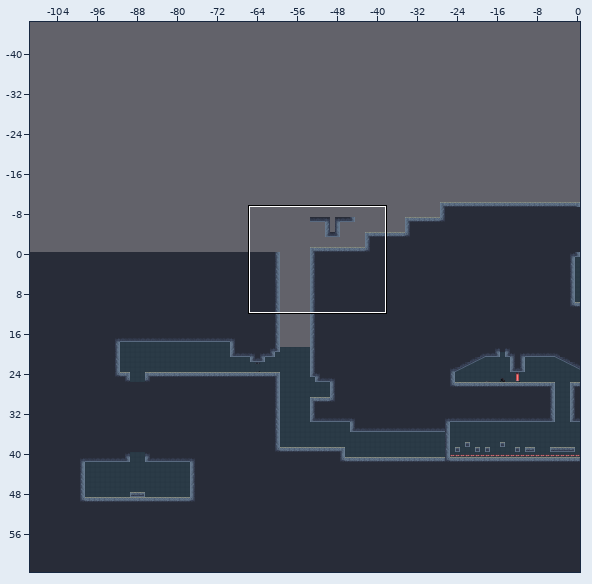
An edit to a level. Tiled map, Assets/SuperTiled2Unity/Import/TileMapLevel2.tmx. Above, an overview of the earlier version with the close-up marked.
Close-up. Before the edit:
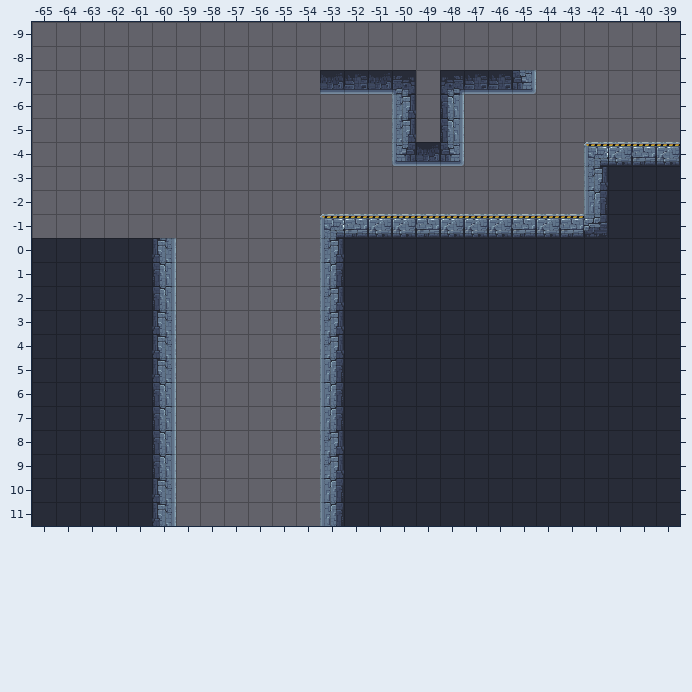
Cells are 32x32 px. Shown: x -65..-39, y -9..11. The commit also changed other parts of the map, which this record leaves out.
After the commit:
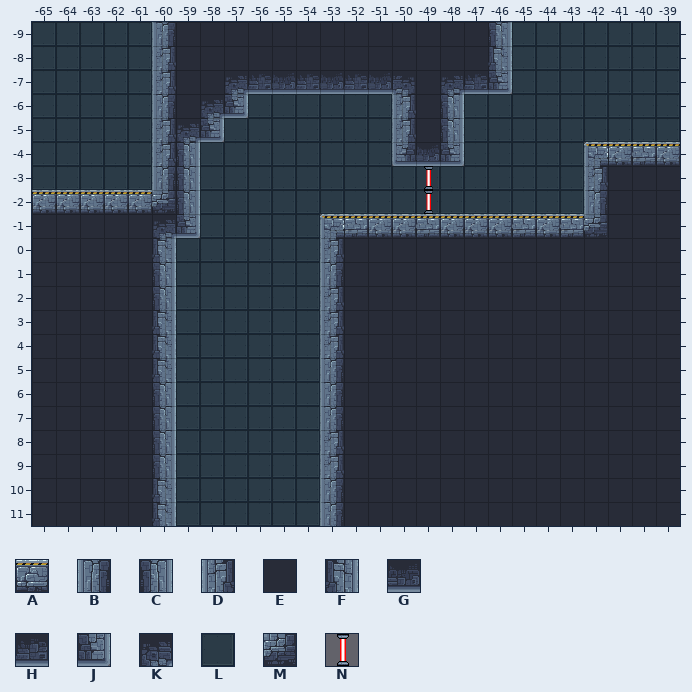
Key: from "level_tileset": A 1, B 9, C 12, D 18, E 20, F 21, G 28, H 29, J 30, K 31, L 35, M 41, N 80.
_ is an empty cell.
What changed:
{"where": "layer \"Exterior\""}
{"y":-9,"x":-59,"old":"_____________","new":"EEEEEEEEEEEEE"}
{"y":-8,"x":-59,"old":"_____________","new":"EEEEEEEEEEEEE"}
{"y":-7,"x":-59,"old":"__","new":"EE"}
{"y":-7,"x":-49,"old":"_","new":"E"}
{"y":-6,"x":-59,"old":"_","new":"E"}
{"y":-6,"x":-49,"old":"_","new":"E"}
{"y":-5,"x":-49,"old":"_","new":"E"}
{"y":-1,"x":-65,"old":"_____","new":"EEEEE"}
{"where": "layer \"Fondo\""}
{"y":-9,"x":-65,"old":"_____","new":"LLLLL"}
{"y":-9,"x":-45,"old":"_______","new":"LLLLLLL"}
{"y":-8,"x":-65,"old":"_____","new":"LLLLL"}
{"y":-8,"x":-45,"old":"_______","new":"LLLLLLL"}
{"y":-7,"x":-65,"old":"_____","new":"LLLLL"}
{"y":-7,"x":-45,"old":"_______","new":"LLLLLLL"}
{"y":-6,"x":-65,"old":"_____","new":"LLLLL"}
{"y":-6,"x":-56,"old":"______","new":"LLLLLL"}
{"y":-6,"x":-47,"old":"_________","new":"LLLLLLLLL"}
{"y":-5,"x":-65,"old":"_____","new":"LLLLL"}
{"y":-5,"x":-57,"old":"_______","new":"LLLLLLL"}
{"y":-5,"x":-47,"old":"_________","new":"LLLLLLLLL"}
{"y":-4,"x":-65,"old":"_____","new":"LLLLL"}
{"y":-4,"x":-58,"old":"________","new":"LLLLLLLL"}
{"y":-4,"x":-47,"old":"_____","new":"LLLLL"}
{"y":-3,"x":-65,"old":"_____","new":"LLLLL"}
{"y":-3,"x":-58,"old":"________________","new":"LLLLLLLLLLLLLLLL"}
{"y":-2,"x":-58,"old":"________________","new":"LLLLLLLLLLLLLLLL"}
{"y":-1,"x":-58,"old":"_____","new":"LLLLL"}
{"y":0,"x":-59,"old":"______","new":"LLLLLL"}
{"y":1,"x":-59,"old":"______","new":"LLLLLL"}
{"y":2,"x":-59,"old":"______","new":"LLLLLL"}
{"y":3,"x":-59,"old":"______","new":"LLLLLL"}
{"y":4,"x":-59,"old":"______","new":"LLLLLL"}
{"y":5,"x":-59,"old":"______","new":"LLLLLL"}
{"y":6,"x":-59,"old":"______","new":"LLLLLL"}
{"y":7,"x":-59,"old":"______","new":"LLLLLL"}
{"y":8,"x":-59,"old":"______","new":"LLLLLL"}
{"y":9,"x":-59,"old":"______","new":"LLLLLL"}
{"y":10,"x":-59,"old":"______","new":"LLLLLL"}
{"y":11,"x":-59,"old":"______","new":"LLLLLL"}
{"where": "layer \"Level\""}
{"y":-9,"x":-60,"old":"_","new":"B"}
{"y":-9,"x":-46,"old":"_","new":"C"}
{"y":-8,"x":-60,"old":"_","new":"D"}
{"y":-8,"x":-46,"old":"_","new":"F"}
{"y":-7,"x":-60,"old":"_","new":"D"}
{"y":-7,"x":-57,"old":"____","new":"KHGH"}
{"y":-7,"x":-46,"old":"HJ","new":"J_"}
{"y":-6,"x":-60,"old":"_","new":"B"}
{"y":-6,"x":-58,"old":"__","new":"KJ"}
{"y":-5,"x":-60,"old":"___","new":"DKJ"}
{"y":-4,"x":-60,"old":"__","new":"DC"}
{"y":-3,"x":-60,"old":"__","new":"BC"}
{"y":-2,"x":-65,"old":"_______","new":"AAAAAMC"}
{"y":-1,"x":-60,"old":"__","new":"KJ"}
{"where": "layer \"objects\""}
{"y":-3,"x":-49,"old":"_","new":"N"}
{"y":-2,"x":-49,"old":"_","new":"N"}
{"label":"changed","picture_box":[32,22,680,526]}
